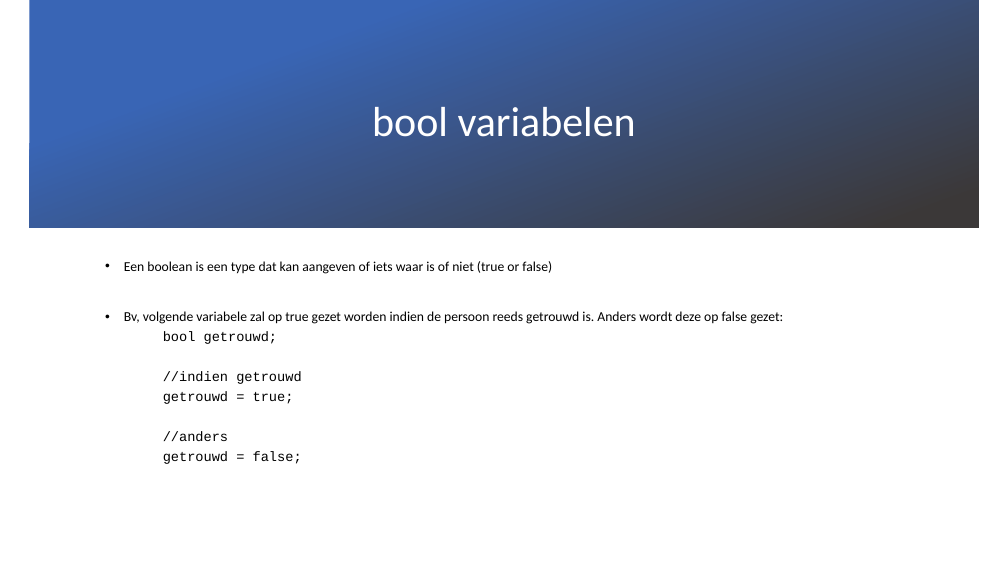
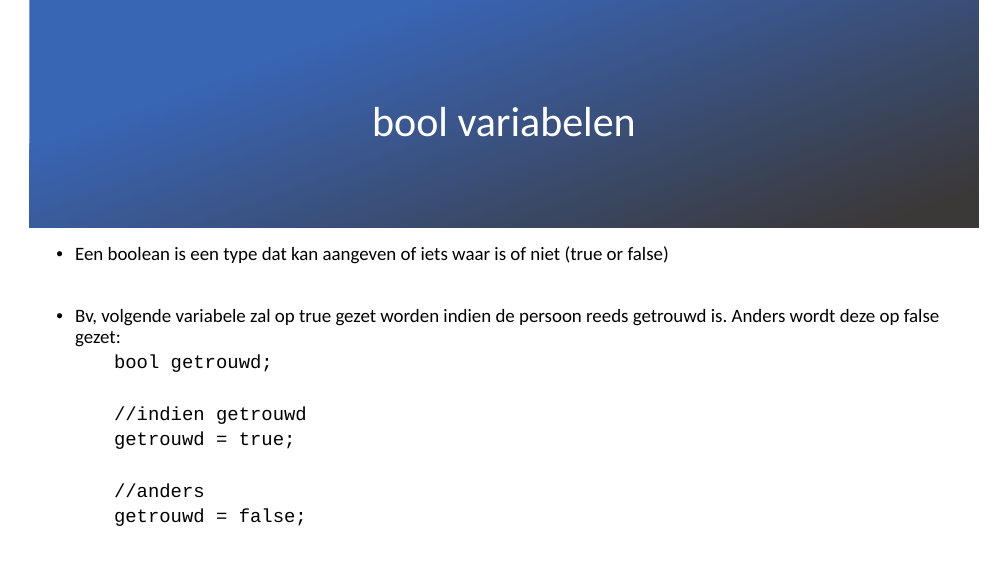
Before and after one commit to v-nys/cursusprogrammeren, a slide deck: slide 2 of _SLIDES/DEEL1/H4/31_Logische en relationele operators.pptx (slide 3 before the commit). Drawn at 1008x567 pixels with LibreOffice and Linux fonts; fonts in the diff are those of the drawing; background and template pictures are left out. Boxes give left, top, right and bottom in pixels: in the first picture for what was removed or moved away, otherwise in the second. Text is boxed around its words. In the diff, an @@ line names an element or a change of style, - is before the commit and + after.

```diff
--- a/_SLIDES/DEEL1/H4/31_Logische en relationele operators.pptx
+++ b/_SLIDES/DEEL1/H4/31_Logische en relationele operators.pptx
@@ text "Een boolean is een type ...": place and size @@
-text "Een boolean is een type ..." at <box>124,261,783,464</box>
+text "Een boolean is een type ..." at <box>75,246,940,449</box>
@@ text "Een boolean is een type ..." at <box>75,246,940,449</box>: size 13 to 18 pt @@
```
Also in this commit, not shown: 2 other slides changed, 36 slides added, 1 slide removed, 3 other files.
